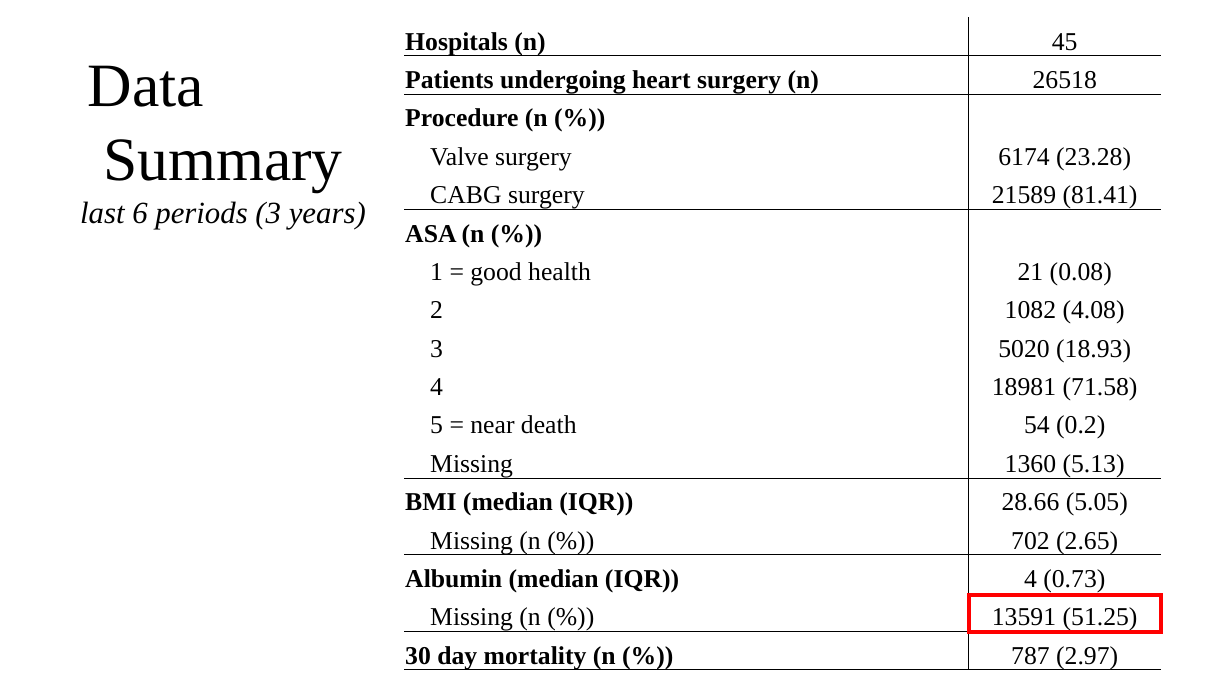
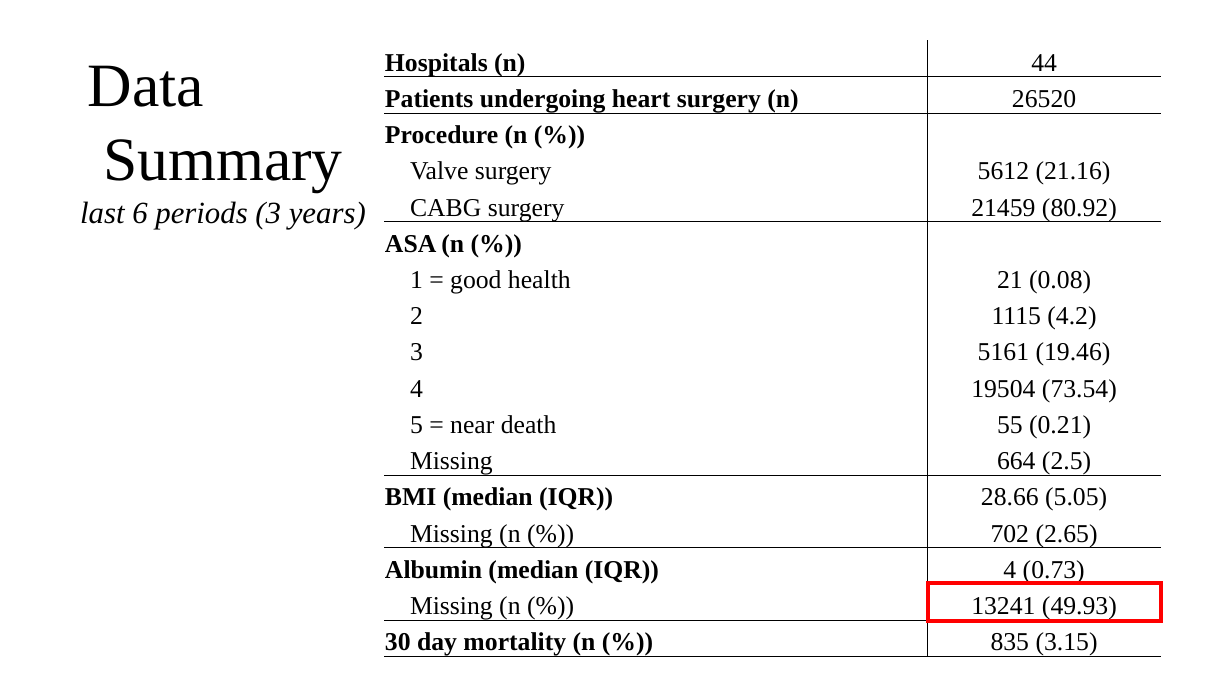
Before and after one commit to johnsra3/bios6623-johnsra3, a slide deck: slide 2 of Project2/Reports/Project 2 Interim Presentation.pptx. Drawn at 1232x693 pixels with LibreOffice and Linux fonts; fonts in the diff are those of the drawing. Boxes give left, top, right and bottom in pixels: in the first picture for what was removed or moved away, otherwise in the second. Text is boxed around its words. In the diff, an @@ line names an element or a change of style, - is before the commit and + after.

Commit message:
Official BMI recalculation, updated presentation with new demographics table

```diff
--- a/Project2/Reports/Project 2 Interim Presentation.pptx
+++ b/Project2/Reports/Project 2 Interim Presentation.pptx
@@ table at (x1=384, y1=41, x2=1161, y2=660) @@
-row 1, column 2: 45
+row 1, column 2: 44
-row 2, column 2: 26518
+row 2, column 2: 26520
-row 4, column 2: 6174 (23.28)
+row 4, column 2: 5612 (21.16)
-row 5, column 2: 21589 (81.41)
+row 5, column 2: 21459 (80.92)
-row 8, column 2: 1082 (4.08)
+row 8, column 2: 1115 (4.2)
-row 9, column 2: 5020 (18.93)
+row 9, column 2: 5161 (19.46)
-row 10, column 2: 18981 (71.58)
+row 10, column 2: 19504 (73.54)
-row 11, column 2: 54 (0.2)
+row 11, column 2: 55 (0.21)
-row 12, column 2: 1360 (5.13)
+row 12, column 2: 664 (2.5)
-row 16, column 2: 13591 (51.25)
+row 16, column 2: 13241 (49.93)
-row 17, column 2: 787 (2.97)
+row 17, column 2: 835 (3.15)
@@ fill #FFFFFF to none in 34 cells @@
@@ table resized from (x1=405, y1=18, x2=1162, y2=673) to (x1=384, y1=41, x2=1161, y2=660) @@
@@ rectangle resized from (x1=969, y1=595, x2=1161, y2=633) to (x1=929, y1=583, x2=1162, y2=621) @@
```
Also in this commit, not shown: 1 other slide changed, 4 other files.
